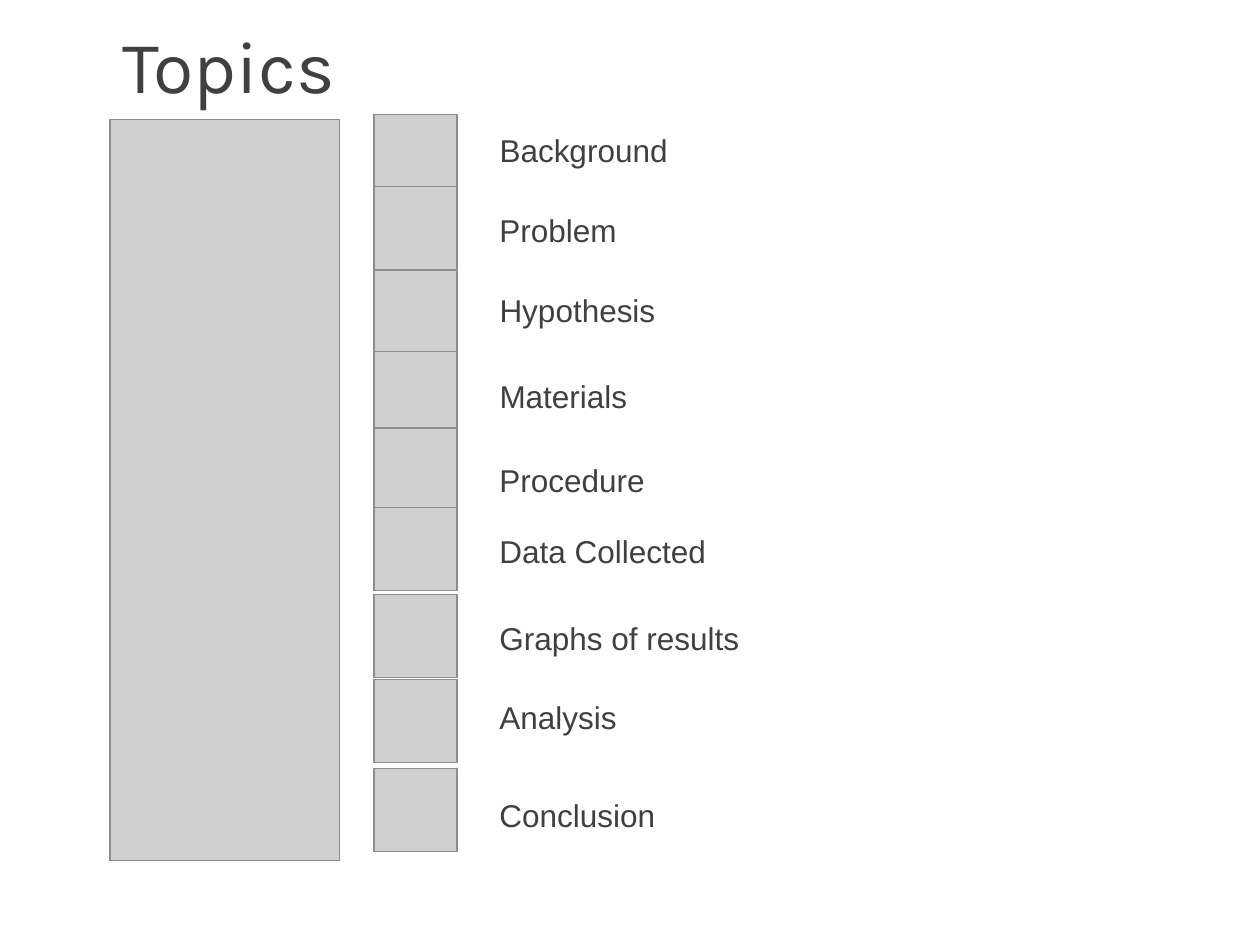
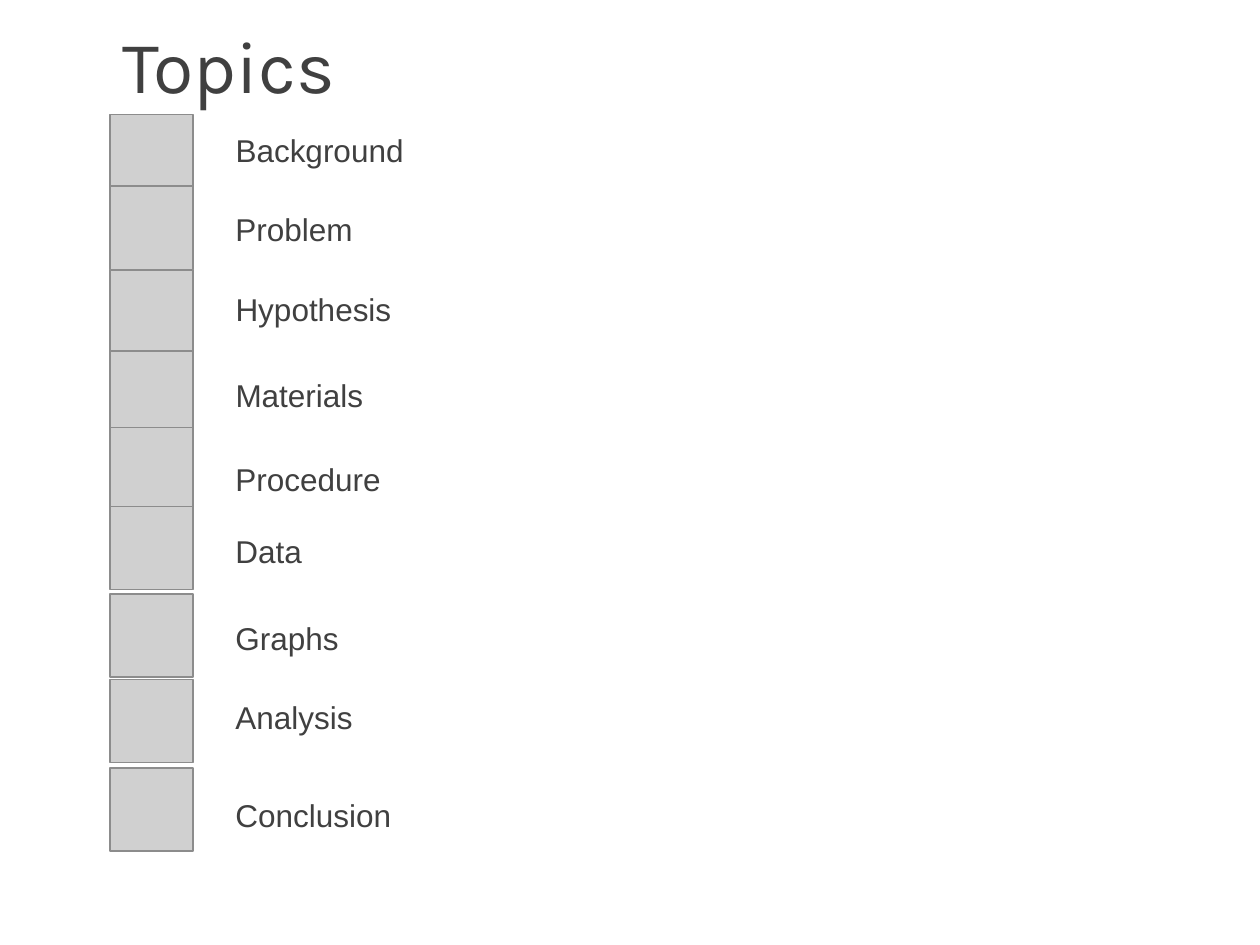
Before and after one commit to josh-dcosta/pjas-thyroid, a slide deck: slide 2 of presentation/Thyroid_Cancer_Recurrence_Presentation_v2.pptx. Drawn at 1260x945 pixels with LibreOffice and Linux fonts; fonts in the diff are those of the drawing; grey boxes stand for pictures. Boxes give left, top, right and bottom in pixels: in the first picture for what was removed or moved away, otherwise in the second. Text is boxed around its words. In the diff, an @@ line names an element or a change of style, - is before the commit and + after.

```diff
--- a/presentation/Thyroid_Cancer_Recurrence_Presentation_v2.pptx
+++ b/presentation/Thyroid_Cancer_Recurrence_Presentation_v2.pptx
@@ picture removed at box(110, 120, 339, 861) @@
@@ 9 pictures, 7 texts: place and size @@
-9 pictures, 7 texts at box(374, 115, 668, 852)
+9 pictures, 7 texts at box(110, 115, 404, 852)
@@ text at box(235, 541, 301, 564): text changed @@
-Data Collected
+Data
@@ text at box(235, 627, 338, 656): text changed @@
-Graphs of results
+Graphs
```
Also in this commit, not shown: 1 other slide changed.
